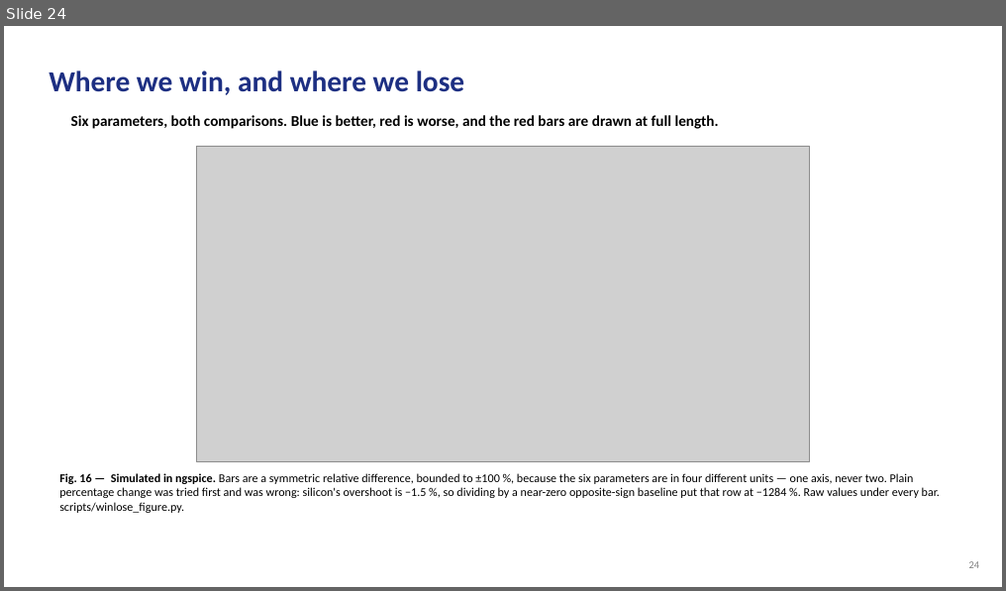
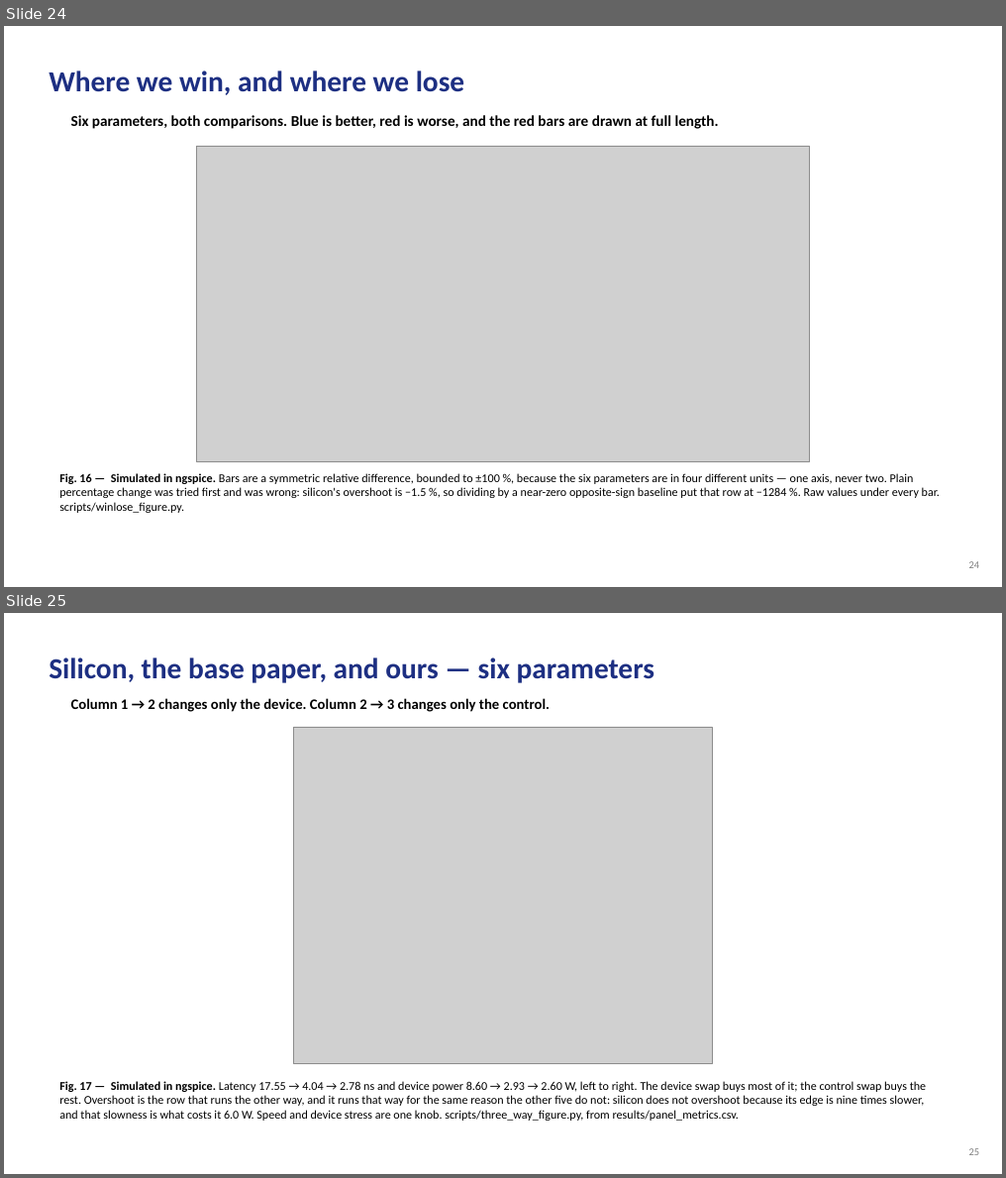
Before and after one commit to Amritha902/gan-driver, a slide deck: review/GaN_Review2_PRESENT.pptx. Shown one above the other, each under a label of ours: slide 24 before the commit, slides 24 and 25 after it. The pictures are 1006x591 and 1006x1178 pixels, drawn with LibreOffice and Linux fonts; fonts in the diff are those of the drawing; grey boxes stand for pictures. Boxes give left, top, right and bottom in pixels: in the first picture for what was removed or moved away, otherwise in the second. Text is boxed around its words. In the diff, an @@ line names an element or a change of style, - is before the commit and + after.

```diff
--- a/review/GaN_Review2_PRESENT.pptx
+++ b/review/GaN_Review2_PRESENT.pptx
@@ slide 25 added at bbox=[4, 613, 1002, 1174], background #FFFFFF @@
@@ text added at bbox=[49, 658, 654, 683], 28 pt, text #1D2F82, bold @@
+Silicon, the base paper, and ours — six parameters
@@ text added at bbox=[71, 698, 549, 712], 14 pt, text #000000, bold @@
+Column 1 → 2 changes only the device. Column 2 → 3 changes only the control.
@@ picture added at bbox=[294, 727, 712, 1063] @@
@@ text added at bbox=[59, 1081, 926, 1121], 11.5 pt, text #000000 @@
+Fig. 17 — Simulated in ngspice. Latency 17.55 → 4.04 → 2.78 ns and device power 8.60 → 2.93 → 2.60 W, left to right. The device swap buys most of it; the control swap buys the rest. Overshoot is the row that runs the other way, and it runs that way for the same reason the other five do not: silicon does not overshoot because its edge is nine times slower, and that slowness is what costs it 6.0 W. Speed and device stress are one knob. scripts/three_way_figure.py, from results/panel_metrics.csv.
@@ text added at bbox=[969, 1149, 980, 1156], 10 pt, text #808080 @@
+25
```
Also in this commit, not shown: 8 slides changed, 5 other files.
